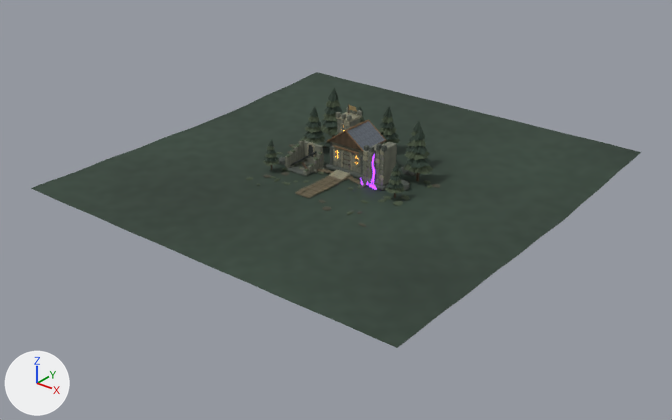
The glTF model Unity/Assets/Art_Reboot/Phase1/Source~/Reboot_Pilot.glb: old version first, new version second.
The view is the same before and after, from a camera (50 mm lens) standing at (58.4, -74.6, 41.4) and looking at (1.1, -3.0, -3.0). The lights are fixed; the arrows at lower left show +X, +Y and +Z. The first picture is the older version. Vertices at exactly the same position are counted once.

The scene before the commit, as lines of its bpy script (objects in view):
```python
me_continuous_forest_floor = bpy.data.meshes.new('Continuous forest floor')
me_continuous_forest_floor.from_pydata(...)  # 7273 vertices, 13576 faces; spans x -24.0..24.0, y -24.0..24.0, z -0.6..7.0
me_continuous_forest_floor.materials.append(mat_reboot_atlas)
me_cube_142 = bpy.data.meshes.new('Cube.142')
me_cube_142.from_pydata(...)  # 875 vertices, 1541 faces; spans x -6.18..-2.58, y -3.73..0.18, z -0.21..2.73
me_cube_142.materials.append(mat_reboot_atlas)
me_cube_165 = bpy.data.meshes.new('Cube.165')
me_cube_165.from_pydata(...)  # 966 vertices, 1730 faces; spans x 2.44..5.93, y -1.67..1.95, z -0.14..4.85
# faces by material slot: [1612, 118]
me_cube_165.materials.append(mat_reboot_atlas)
me_cube_165.materials.append(mat_reboot_light)
ob_02_roofless_ruin = bpy.data.objects.new('02_Roofless_Ruin', me_cube_142)
ob_02_roofless_ruin.location = (0.0, 0.0, 0.0)
ob_03_corrupted_watchtower = bpy.data.objects.new('03_Corrupted_Watchtower', me_cube_165)
ob_03_corrupted_watchtower.location = (0.0, 0.0, 0.0)
ob_terrain = bpy.data.objects.new('Terrain', me_continuous_forest_floor)
ob_terrain.location = (0.0, 0.0, 0.0)
# also in view: '01_Reclaimed_Hall' at (-0.3, 1.5, 3.3)
```
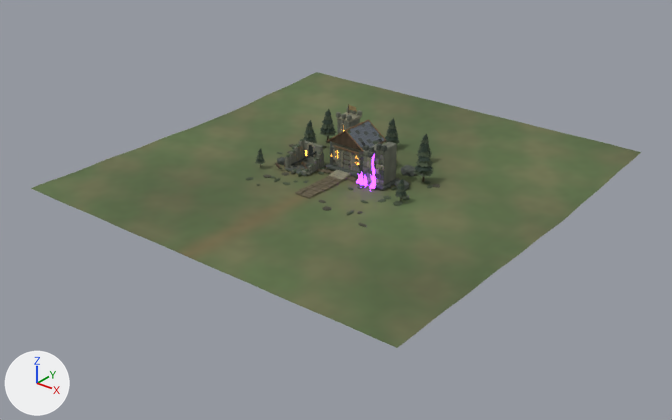
Changed parts and their boxes [x1, y1, x2, y2] in the pictures (672 x 420 px; the box of a moved part takes in the faces that stretch with it):
'03_Corrupted_Watchtower', reshaped (16% wider): before [360, 142, 397, 191]; after [356, 142, 399, 191]
part 1 of me_continuous_forest_floor, moved or reshaped: before [263, 88, 433, 198]; after [255, 109, 434, 201]
part 2 of me_continuous_forest_floor, surface changed (lighter): [31, 72, 641, 348] in both
part 3 of me_continuous_forest_floor, recoloured (lighter): [31, 72, 641, 348] in both
part 4 of me_cube_165, moved or reshaped: before [368, 152, 372, 158]; after [367, 157, 372, 163]
part 5 of me_cube_165, deleted: before [360, 156, 372, 187]
part 6 of me_cube_165, built on: before [380, 155, 384, 160]; after [356, 154, 391, 191]
part 7 of me_cube_165, recoloured: [372, 154, 375, 179] in both

The change, as a list of edits to the scene's bpy script:
```text
Add mat_reboot_corruption:
    mat_reboot_corruption = bpy.data.materials.new('Reboot_Corruption')
    # uses the picture img_reboot_atlas_256
Change me_continuous_forest_floor:
    used by ob_terrain; location = (0.0, 0.0, 0.0)
    remove me_continuous_forest_floor.from_pydata(...)  # 7273 vertices, 13576 faces; spans x -24.0..24.0, y -24.0..24.0, z -0.6..7.0
    add me_continuous_forest_floor.from_pydata(...)  # 7423 vertices, 13848 faces; spans x -24.0..24.0, y -24.0..24.0, z -0.6..4.6
    me_continuous_forest_floor part 1: 1159 vertices moved from x -8.5..9.1, y -5.3..9.4, z -0.5..7.0 to x -9.2..9.6, y -5.1..9.8, z -0.6..4.6; 55 vertices removed from x -3.8..8.4, y -2.3..-0.4, z 0.0..3.6; 55 vertices added at x -3.8..9.4, y -2.4..-0.4, z 0.0..1.7
    me_continuous_forest_floor part 2: 8781 kept faces spanning x -24.0..24.0, y -24.0..24.0, z -0.5..4.6 get new texture (UV) coordinates
    me_continuous_forest_floor part 3: 11963 kept faces spanning x -24.0..24.0, y -24.0..24.0, z -0.6..4.0 get new vertex colours
    other edits to the shape of me_continuous_forest_floor do not show in these pictures
Change me_cube_165:
    used by ob_03_corrupted_watchtower; location = (0.0, 0.0, 0.0)
    remove me_cube_165.from_pydata(...)  # 966 vertices, 1730 faces; spans x 2.44..5.93, y -1.67..1.95, z -0.14..4.85
    add me_cube_165.from_pydata(...)  # 1036 vertices, 1818 faces; spans x 2.65..6.15, y -2.1..1.97, z -0.13..4.85
    me_cube_165 part 4: the loose piece of 24 vertices spanning x 3.65..4.21, y -0.86..-0.74, z 3.24..3.74 is moved by (0.0, 0.0, -0.58)
    me_cube_165 part 5: 11 loose pieces with 134 vertices, spanning x 2.44..4.7, y -1.59..1.65, z -0.14..3.16, are deleted
    me_cube_165 part 6: 32 vertices removed from x 5.1..5.69, y -0.62..1.12, z -0.12..3.74; 212 vertices added at x 2.65..6.15, y -2.1..1.97, z -0.13..3.73
    me_cube_165 part 7: 6 faces spanning x 4.15..4.68, y -0.8, z 0.4..3.8 switch from mat_reboot_light to mat_reboot_corruption
    other edits to the shape of me_cube_165 do not show in these pictures
```
